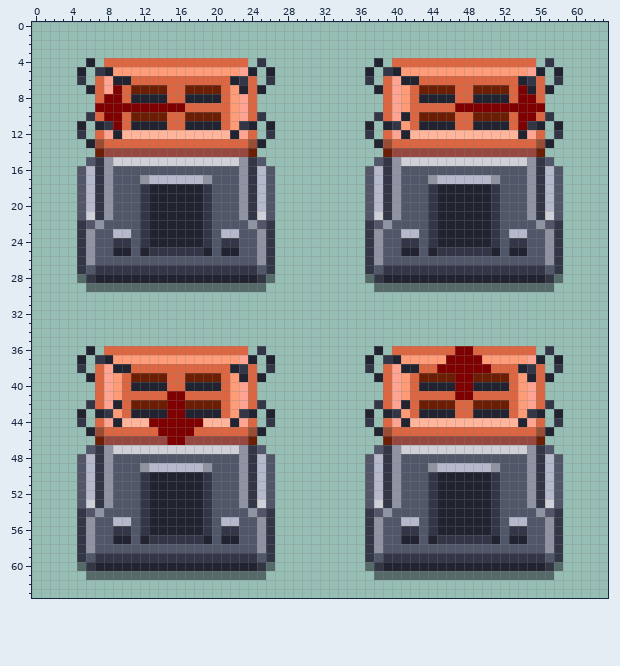
One commit to this pixel-art sprite: Resources/Textures/_Goobstation/Structures/Machines/constructor.rsi/icon.png. The first picture shows the starting point.
The file is 64x64 pixels. Colours within 5 levels of each other are drawn and written as one.
Now the later version:
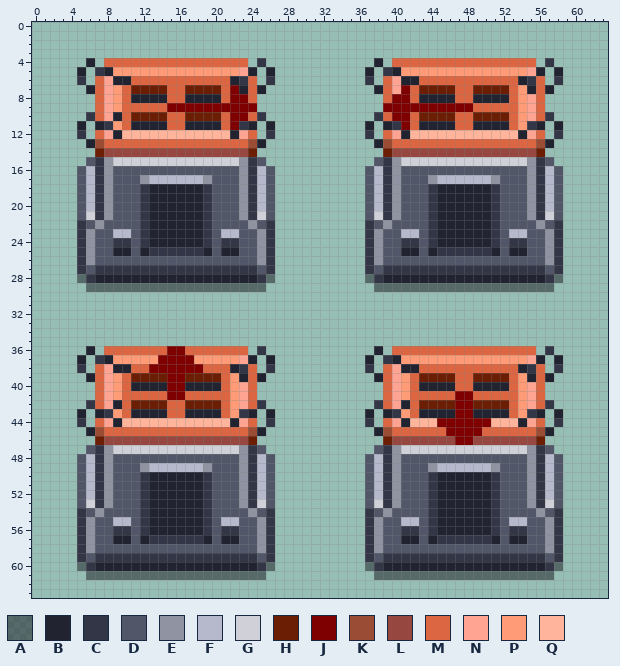
Palette (. is transparent): A #20212b89  B #212330  C #333646  D #525669  E #9093a1  F #b6b9cb  G #d0d0d9  H #6c1e05  J #7f0000  K #9a4d34  L #96473f  M #db6641  N #ffa493  P #ff9c77  Q #ffb49b
Edits made:
y 7: x 9 J -> P; x 22 P -> J; x 41 P -> J; x 54 J -> P
y 8: x 8..9 JJ -> NP; x 22..23 PN -> JJ; x 40..41 NP -> JJ; x 54..55 JJ -> PN
y 9: x 7..14 JJJJJJJJ -> MNPMMMMM; x 17..24 MMMMMPNM -> JJJJJJJJ; x 39..46 MNPMMMMM -> JJJJJJJJ; x 49..56 JJJJJJJJ -> MMMMMPNM
y 10: x 8..9 JJ -> NB; x 22..23 PN -> JJ; x 40..41 NB -> JJ; x 54..55 JJ -> PN
y 11: x 9 J -> P; x 22 P -> J; x 41 P -> J; x 54 J -> P
y 36: x 15..16 MM -> JJ; x 47..48 JJ -> MM
y 37: x 14..17 PPPP -> JJJJ; x 46..49 JJJJ -> PPPP
y 38: x 13..18 MMMMMM -> JJJJJJ; x 45..50 JJJJJJ -> MMMMMM
y 39..40: x 15..16 MM -> JJ; x 47..48 JJ -> MM
y 42..43: x 15..16 JJ -> MM; x 47..48 MM -> JJ
y 44: x 13..18 JJJJJJ -> QQQQQQ; x 45..50 QQQQQQ -> JJJJJJ
y 45: x 14..17 JJJJ -> MMMM; x 46..49 MMMM -> JJJJ
y 46: x 15..16 JJ -> LL; x 47..48 LL -> JJ
